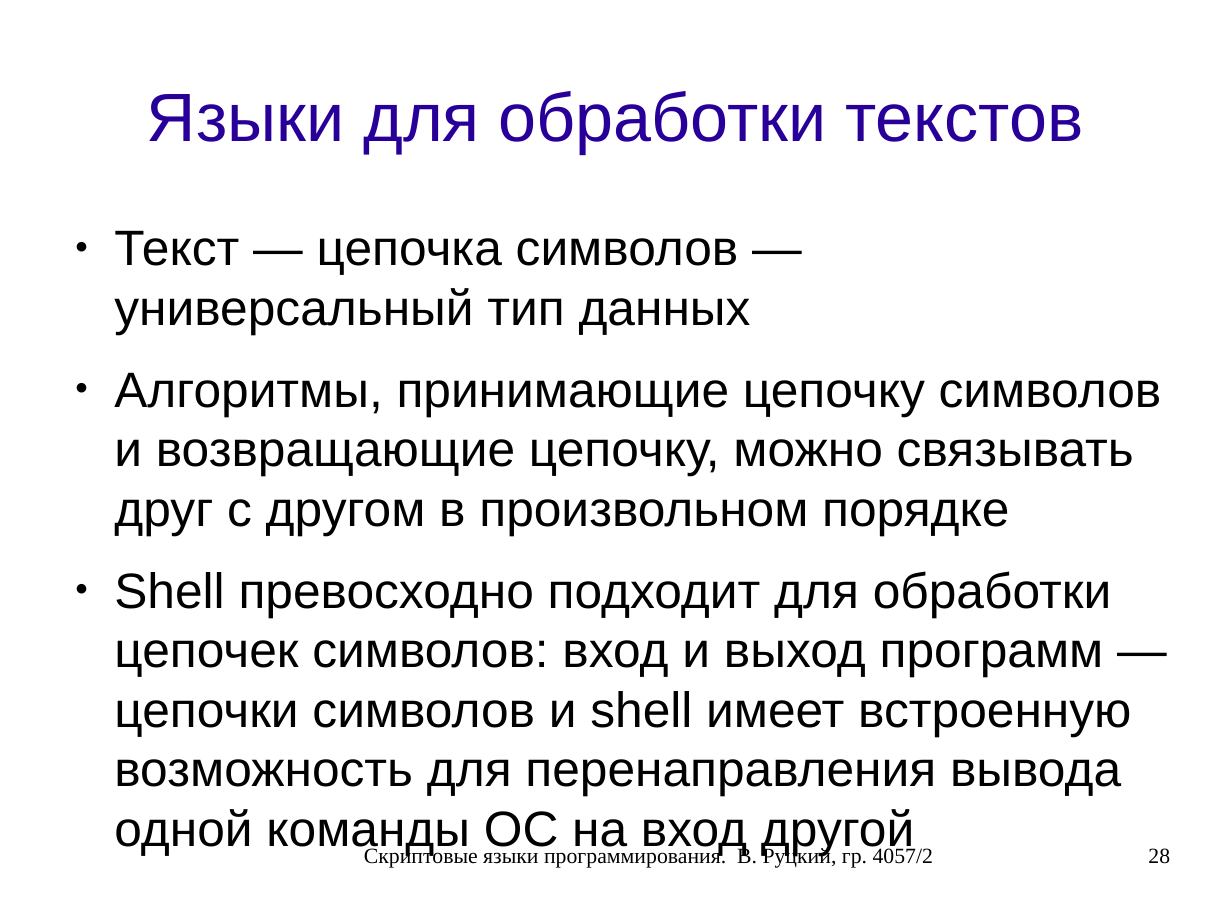
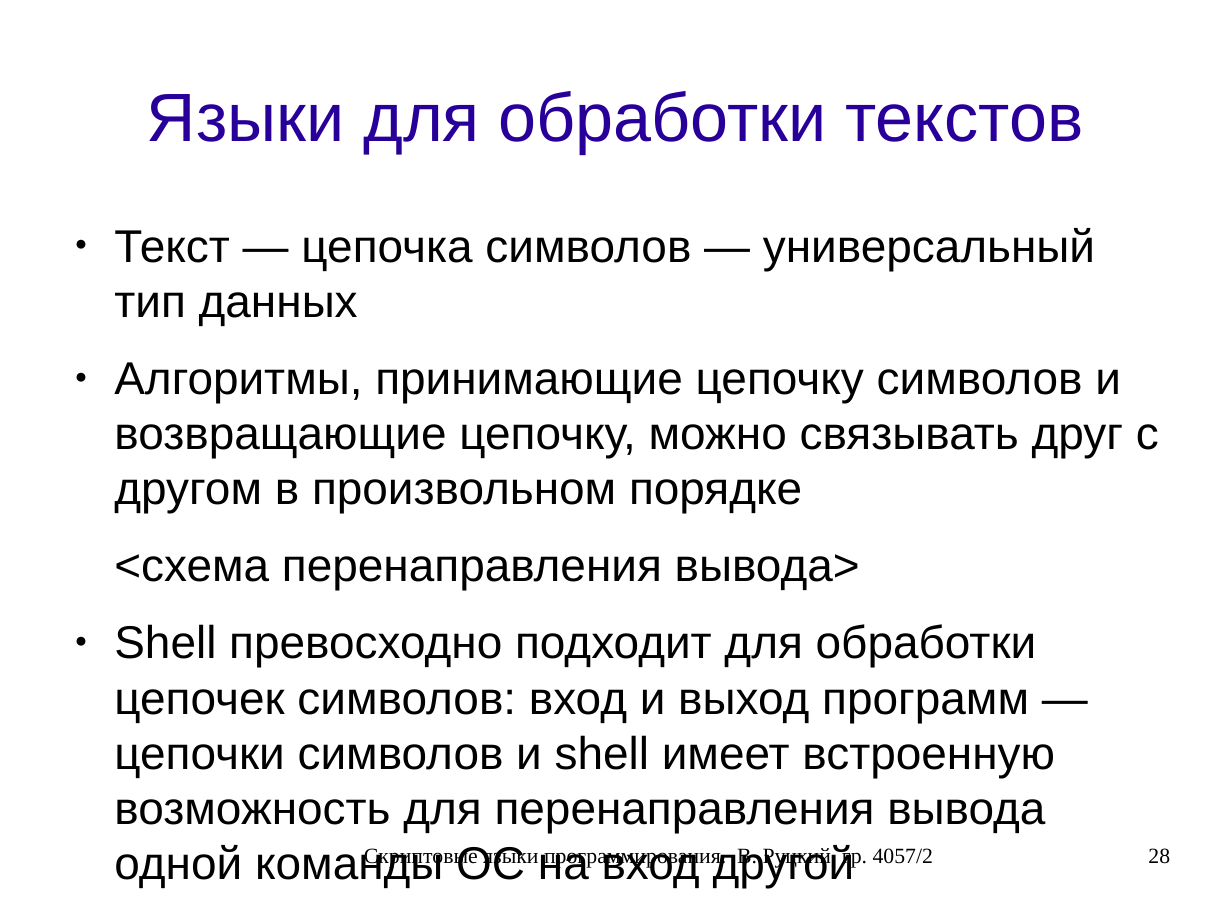
Before and after one commit to rutsky/semester07, a slide deck: slide 28 of Operation_systems/scripting_languages/40572_Rutsky_Scripting_languages.odp. Drawn at 1232x924 pixels with LibreOffice and Linux fonts; fonts in the diff are those of the drawing. Boxes give left, top, right and bottom in pixels: in the first picture for what was removed or moved away, otherwise in the second. Text is boxed around its words. In the diff, an @@ line names an element or a change of style, - is before the commit and + after.

```diff
--- a/Operation_systems/scripting_languages/40572_Rutsky_Scripting_languages.odp
+++ b/Operation_systems/scripting_languages/40572_Rutsky_Scripting_languages.odp
@@ text at (114, 228, 1159, 888): size 32 to 29.6 pt @@
@@ text at (114, 554, 860, 590): paragraph added @@
+<схема перенаправления вывода>
```
Also in this commit, not shown: 5 other slides changed.
